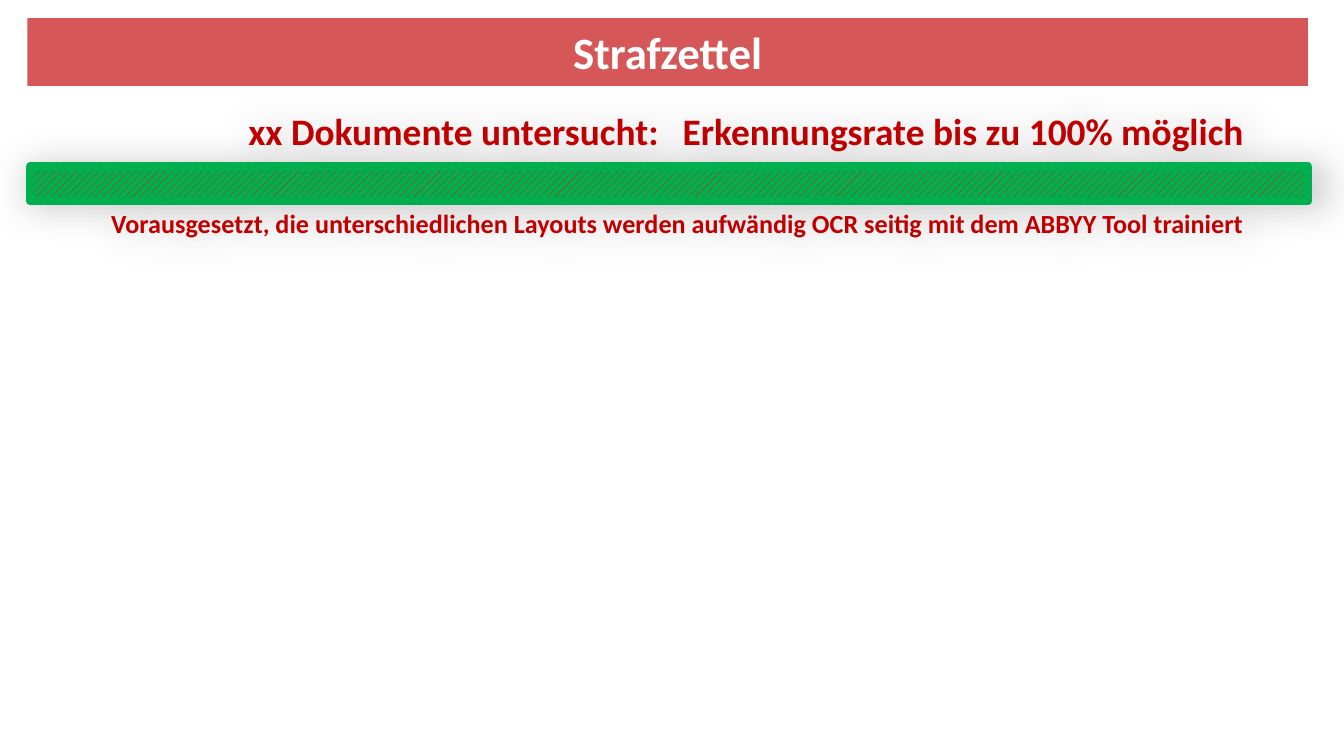
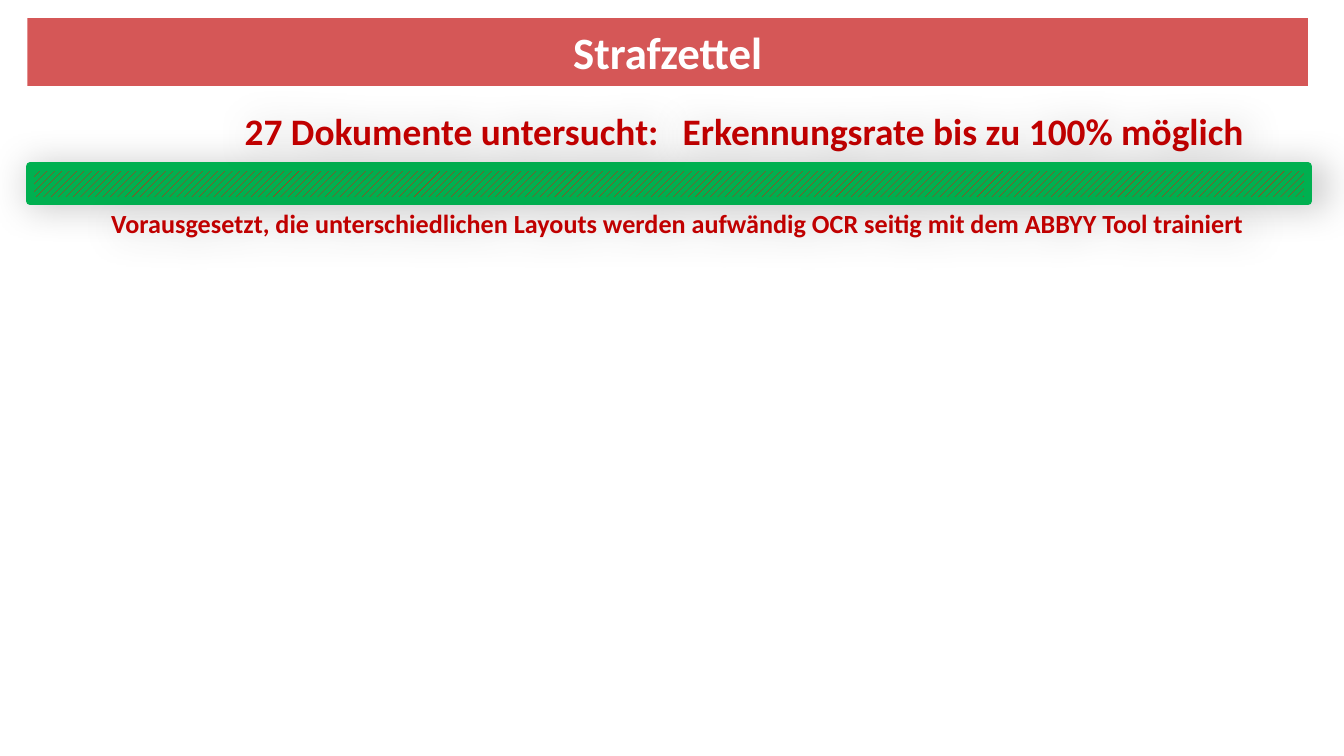
Before and after one commit to runmat/mj, a slide deck: slide 3 of Jahresziele/2015/ABBYY/Fazit-Strafzettel.pptx. Drawn at 1344x756 pixels with LibreOffice and Linux fonts; fonts in the diff are those of the drawing. Boxes give left, top, right and bottom in pixels: in the first picture for what was removed or moved away, otherwise in the second. Text is boxed around its words. In the diff, an @@ line names an element or a change of style, - is before the commit and + after.

```diff
--- a/Jahresziele/2015/ABBYY/Fazit-Strafzettel.pptx
+++ b/Jahresziele/2015/ABBYY/Fazit-Strafzettel.pptx
@@ text at (245, 118, 658, 146): text changed @@
-xx Dokumente untersucht:
+27 Dokumente untersucht:
```
Also in this commit, not shown: 9 other files.
